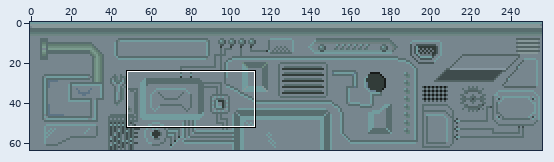
Edited in one commit: pixel-art file (ASSETS/Platforms/MetalPlatform01.aseprite). The first picture is a wide view before the edit; the outline marks the close-up.
Close-up. As it was:
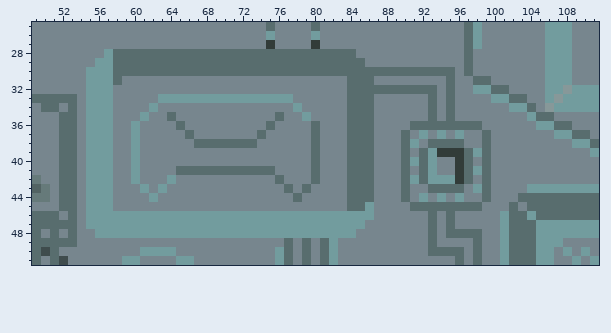
256x64 pixels, 1 frame. Colours within 5 levels of each other are drawn and written as one. Shown: x 49..111, y 25..51.
And afterwards:
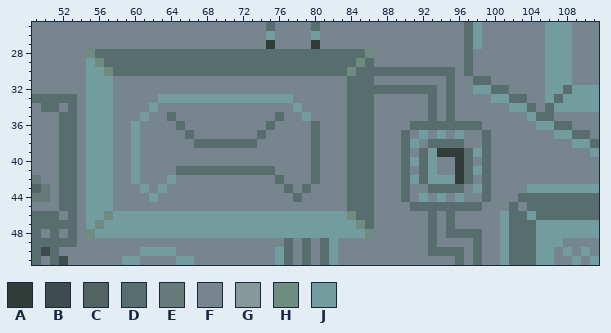
Palette (. is transparent): A #323c39  B #3f4c4d  C #526363  D #586d6e  E #667a7a  F #77868e  G #879899  H #6f8c80  J #729c9e
The exact change:
Changed rows in their new state; - is an unchanged pixel.
Layers "Layer 8", "Layer 2":
first column x 55:
28 HDD---------------------------DH----------------------
29 JHD---------------------------HD----------------------
30 --H--------------------------H------------------------
31 ---F--------------------------------------------------
32 -----------------------------------------------------D
33 ----------------------------------------------------D-
34 ---------------------------------------------------D--
first column x 55:
45 -------------------------------D
46 --H--------------------------HDD
47 -H----------------------------HD
48 H-----------------------------JH
